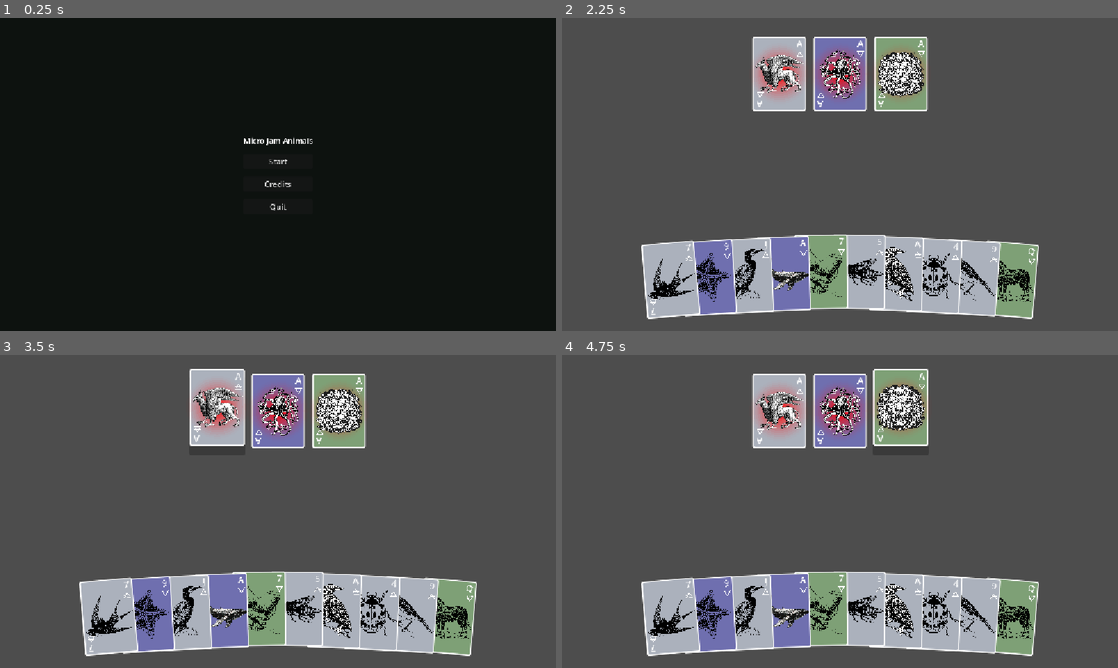
Above: before the commit, frames 1-4 (two rows, left to right).
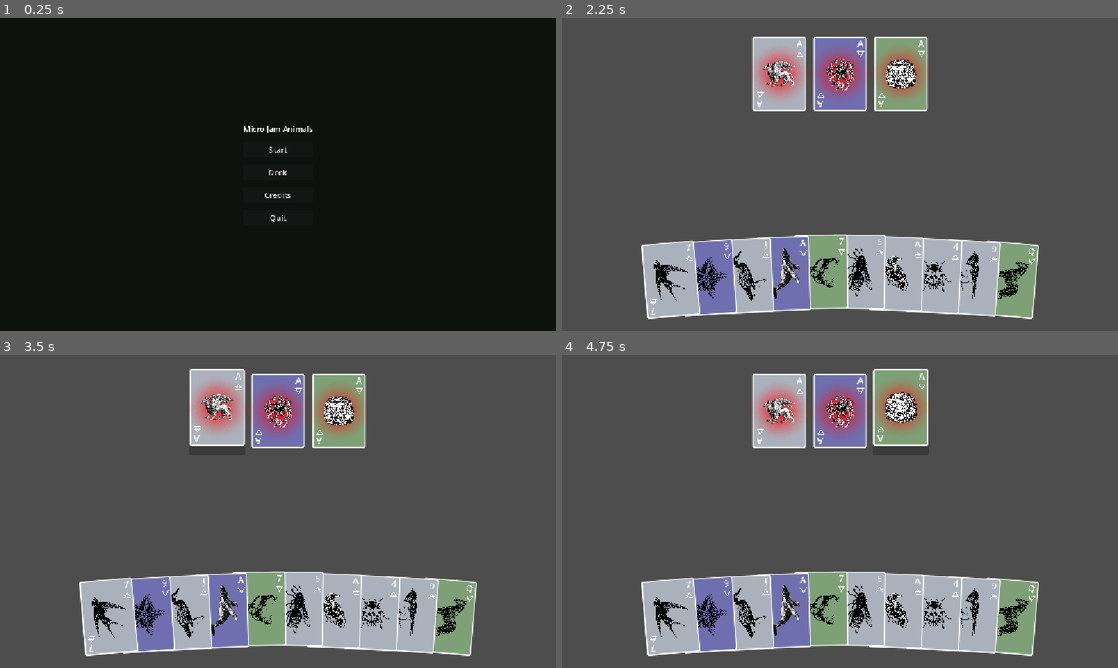
Above: after the commit, the same moments.

Repository: Chipi-Chapa-Corp/micro-jam-animals
Game: Godot game, scene res://scenes/main-menu/scene.tscn
Two runs of this game, one before a commit and one after it. Both use one fixed random seed, a clock stepped at 60 frames per second and the inputs below.
Inputs (mouse positions are in pixels of both pictures, inside the frame that each line leads up to):
- Up to frame 1 (0.25 s): no input
- Up to frame 2 (2.25 s): click (840, 171) at 0.5 s, where only the run after the commit has a clickable "Deck"; click (1090, 39) at 1.25 s, where only the run after the commit has a clickable "Back"; click "Start" at 2 s
- Up to frame 3 (3.5 s): tap Enter at 2.75 s; move the mouse to (216, 411) at 2.77 s; click (216, 411) at 2.92 s
- Up to frame 4 (4.75 s): tap Space at 3.5 s; move the mouse to (840, 411) at 3.52 s; click (840, 411) at 3.67 s; tap Enter at 4.25 s; move the mouse to (901, 411) at 4.27 s; click (901, 411) at 4.42 s

The runs differ from the first frame. In frame 1, 0.5% of the frame differs, in the area x 43-57%, y 34-66%; in frame 2, 5.3%; in frame 3, 5.4%, in the area x 15-85%, y 10-91%; in frame 4, 5.4%.

Commit message:
feat: better image positioning

Diff:
--- a/globals/cards.gd
+++ b/globals/cards.gd
@@ -115,84 +115,84 @@
 ]
 
 const DEFINITIONS: Dictionary = {
-	"prey_water_1": {"id": "prey_water_1", "value": 1, "suit": SUIT_WATER},
-	"prey_water_2": {"id": "prey_water_2", "value": 2, "suit": SUIT_WATER},
-	"prey_water_3": {"id": "prey_water_3", "value": 3, "suit": SUIT_WATER},
-	"prey_water_4": {"id": "prey_water_4", "value": 4, "suit": SUIT_WATER},
-	"prey_water_5": {"id": "prey_water_5", "value": 5, "suit": SUIT_WATER},
-	"prey_water_6": {"id": "prey_water_6", "value": 6, "suit": SUIT_WATER},
-	"prey_water_7": {"id": "prey_water_7", "value": 7, "suit": SUIT_WATER},
-	"prey_water_8": {"id": "prey_water_8", "value": 8, "suit": SUIT_WATER},
-	"prey_water_9": {"id": "prey_water_9", "value": 9, "suit": SUIT_WATER},
-	"prey_water_10": {"id": "prey_water_10", "value": 10, "suit": SUIT_WATER},
-	"prey_water_11": {"id": "prey_water_11", "value": 11, "suit": SUIT_WATER},
-	"prey_water_12": {"id": "prey_water_12", "value": 12, "suit": SUIT_WATER},
-	"prey_water_13": {"id": "prey_water_13", "value": 13, "suit": SUIT_WATER},
-	"prey_land_1": {"id": "prey_land_1", "value": 1, "suit": SUIT_LAND},
-	"prey_land_2": {"id": "prey_land_2", "value": 2, "suit": SUIT_LAND},
-	"prey_land_3": {"id": "prey_land_3", "value": 3, "suit": SUIT_LAND},
-	"prey_land_4": {"id": "prey_land_4", "value": 4, "suit": SUIT_LAND},
-	"prey_land_5": {"id": "prey_land_5", "value": 5, "suit": SUIT_LAND},
-	"prey_land_6": {"id": "prey_land_6", "value": 6, "suit": SUIT_LAND},
-	"prey_land_7": {"id": "prey_land_7", "value": 7, "suit": SUIT_LAND},
-	"prey_land_8": {"id": "prey_land_8", "value": 8, "suit": SUIT_LAND},
-	"prey_land_9": {"id": "prey_land_9", "value": 9, "suit": SUIT_LAND},
-	"prey_land_10": {"id": "prey_land_10", "value": 10, "suit": SUIT_LAND},
-	"prey_land_11": {"id": "prey_land_11", "value": 11, "suit": SUIT_LAND},
-	"prey_land_12": {"id": "prey_land_12", "value": 12, "suit": SUIT_LAND},
-	"prey_land_13": {"id": "prey_land_13", "value": 13, "suit": SUIT_LAND},
-	"prey_air_1": {"id": "prey_air_1", "value": 1, "suit": SUIT_AIR},
-	"prey_air_2": {"id": "prey_air_2", "value": 2, "suit": SUIT_AIR},
-	"prey_air_3": {"id": "prey_air_3", "value": 3, "suit": SUIT_AIR},
-	"prey_air_4": {"id": "prey_air_4", "value": 4, "suit": SUIT_AIR},
-	"prey_air_5": {"id": "prey_air_5", "value": 5, "suit": SUIT_AIR},
-	"prey_air_6": {"id": "prey_air_6", "value": 6, "suit": SUIT_AIR},
-	"prey_air_7": {"id": "prey_air_7", "value": 7, "suit": SUIT_AIR},
-	"prey_air_8": {"id": "prey_air_8", "value": 8, "suit": SUIT_AIR},
-	"prey_air_9": {"id": "prey_air_9", "value": 9, "suit": SUIT_AIR},
-	"prey_air_10": {"id": "prey_air_10", "value": 10, "suit": SUIT_AIR},
-	"prey_air_11": {"id": "prey_air_11", "value": 11, "suit": SUIT_AIR},
-	"prey_air_12": {"id": "prey_air_12", "value": 12, "suit": SUIT_AIR},
-	"prey_air_13": {"id": "prey_air_13", "value": 13, "suit": SUIT_AIR},
-	"predator_water_1": {"id": "predator_water_1", "value": 1, "suit": SUIT_WATER},
-	"predator_water_2": {"id": "predator_water_2", "value": 2, "suit": SUIT_WATER},
-	"predator_water_3": {"id": "predator_water_3", "value": 3, "suit": SUIT_WATER},
-	"predator_water_4": {"id": "predator_water_4", "value": 4, "suit": SUIT_WATER},
-	"predator_water_5": {"id": "predator_water_5", "value": 5, "suit": SUIT_WATER},
-	"predator_water_6": {"id": "predator_water_6", "value": 6, "suit": SUIT_WATER},
-	"predator_water_7": {"id": "predator_water_7", "value": 7, "suit": SUIT_WATER},
-	"predator_water_8": {"id": "predator_water_8", "value": 8, "suit": SUIT_WATER},
-	"predator_water_9": {"id": "predator_water_9", "value": 9, "suit": SUIT_WATER},
-	"predator_water_10": {"id": "predator_water_10", "value": 10, "suit": SUIT_WATER},
-	"predator_water_11": {"id": "predator_water_11", "value": 11, "suit": SUIT_WATER},
-	"predator_water_12": {"id": "predator_water_12", "value": 12, "suit": SUIT_WATER},
-	"predator_water_13": {"id": "predator_water_13", "value": 13, "suit": SUIT_WATER},
-	"predator_land_1": {"id": "predator_land_1", "value": 1, "suit": SUIT_LAND},
-	"predator_land_2": {"id": "predator_land_2", "value": 2, "suit": SUIT_LAND},
-	"predator_land_3": {"id": "predator_land_3", "value": 3, "suit": SUIT_LAND},
-	"predator_land_4": {"id": "predator_land_4", "value": 4, "suit": SUIT_LAND},
-	"predator_land_5": {"id": "predator_land_5", "value": 5, "suit": SUIT_LAND},
-	"predator_land_6": {"id": "predator_land_6", "value": 6, "suit": SUIT_LAND},
-	"predator_land_7": {"id": "predator_land_7", "value": 7, "suit": SUIT_LAND},
-	"predator_land_8": {"id": "predator_land_8", "value": 8, "suit": SUIT_LAND},
-	"predator_land_9": {"id": "predator_land_9", "value": 9, "suit": SUIT_LAND},
-	"predator_land_10": {"id": "predator_land_10", "value": 10, "suit": SUIT_LAND},
-	"predator_land_11": {"id": "predator_land_11", "value": 11, "suit": SUIT_LAND},
-	"predator_land_12": {"id": "predator_land_12", "value": 12, "suit": SUIT_LAND},
-	"predator_land_13": {"id": "predator_land_13", "value": 13, "suit": SUIT_LAND},
-	"predator_air_1": {"id": "predator_air_1", "value": 1, "suit": SUIT_AIR},
-	"predator_air_2": {"id": "predator_air_2", "value": 2, "suit": SUIT_AIR},
-	"predator_air_3": {"id": "predator_air_3", "value": 3, "suit": SUIT_AIR},
-	"predator_air_4": {"id": "predator_air_4", "value": 4, "suit": SUIT_AIR},
-	"predator_air_5": {"id": "predator_air_5", "value": 5, "suit": SUIT_AIR},
-	"predator_air_6": {"id": "predator_air_6", "value": 6, "suit": SUIT_AIR},
-	"predator_air_7": {"id": "predator_air_7", "value": 7, "suit": SUIT_AIR},
-	"predator_air_8": {"id": "predator_air_8", "value": 8, "suit": SUIT_AIR},
-	"predator_air_9": {"id": "predator_air_9", "value": 9, "suit": SUIT_AIR},
-	"predator_air_10": {"id": "predator_air_10", "value": 10, "suit": SUIT_AIR},
-	"predator_air_11": {"id": "predator_air_11", "value": 11, "suit": SUIT_AIR},
-	"predator_air_12": {"id": "predator_air_12", "value": 12, "suit": SUIT_AIR},
-	"predator_air_13": {"id": "predator_air_13", "value": 13, "suit": SUIT_AIR},
+	"prey_water_1": {"id": "prey_water_1", "value": 1, "suit": SUIT_WATER, "scale": 1.5, "rotation": - 90},
+	"prey_water_2": {"id": "prey_water_2", "value": 2, "suit": SUIT_WATER, "scale": 1.5, "rotation": - 90},
+	"prey_water_3": {"id": "prey_water_3", "value": 3, "suit": SUIT_WATER, "scale": 1.5, "rotation": 90},
+	"prey_water_4": {"id": "prey_water_4", "value": 4, "suit": SUIT_WATER, "scale": 1.3, "rotation": - 65},
+	"prey_water_5": {"id": "prey_water_5", "value": 5, "suit": SUIT_WATER, "scale": 1.6, "rotation": - 90},
+	"prey_water_6": {"id": "prey_water_6", "value": 6, "suit": SUIT_WATER, "scale": 1.4, "rotation": 0},
+	"prey_water_7": {"id": "prey_water_7", "value": 7, "suit": SUIT_WATER, "scale": 1.4, "rotation": 90},
+	"prey_water_8": {"id": "prey_water_8", "value": 8, "suit": SUIT_WATER, "scale": 1.5, "rotation": - 90},
+	"prey_water_9": {"id": "prey_water_9", "value": 9, "suit": SUIT_WATER, "scale": 1.3, "rotation": 0},
+	"prey_water_10": {"id": "prey_water_10", "value": 10, "suit": SUIT_WATER, "scale": 1.3, "rotation": 90},
+	"prey_water_11": {"id": "prey_water_11", "value": 11, "suit": SUIT_WATER, "scale": 1.6, "rotation": - 70},
+	"prey_water_12": {"id": "prey_water_12", "value": 12, "suit": SUIT_WATER, "scale": 1.7, "rotation": - 70},
+	"prey_water_13": {"id": "prey_water_13", "value": 13, "suit": SUIT_WATER, "scale": 1.6, "rotation": - 70},
+	"prey_land_1": {"id": "prey_land_1", "value": 1, "suit": SUIT_LAND, "scale": 1.6, "rotation": 0},
+	"prey_land_2": {"id": "prey_land_2", "value": 2, "suit": SUIT_LAND, "scale": 1.5, "rotation": - 90},
+	"prey_land_3": {"id": "prey_land_3", "value": 3, "suit": SUIT_LAND, "scale": 1.5, "rotation": - 90},
+	"prey_land_4": {"id": "prey_land_4", "value": 4, "suit": SUIT_LAND, "scale": 1.5, "rotation": 90},
+	"prey_land_5": {"id": "prey_land_5", "value": 5, "suit": SUIT_LAND, "scale": 1.5, "rotation": 90},
+	"prey_land_6": {"id": "prey_land_6", "value": 6, "suit": SUIT_LAND, "scale": 1.5, "rotation": - 90},
+	"prey_land_7": {"id": "prey_land_7", "value": 7, "suit": SUIT_LAND, "scale": 1.1, "rotation": 90},
+	"prey_land_8": {"id": "prey_land_8", "value": 8, "suit": SUIT_LAND, "scale": 1.3, "rotation": - 90},
+	"prey_land_9": {"id": "prey_land_9", "value": 9, "suit": SUIT_LAND, "scale": 1.4, "rotation": 90},
+	"prey_land_10": {"id": "prey_land_10", "value": 10, "suit": SUIT_LAND, "scale": 1.5, "rotation": 90},
+	"prey_land_11": {"id": "prey_land_11", "value": 11, "suit": SUIT_LAND, "scale": 1.5, "rotation": 90},
+	"prey_land_12": {"id": "prey_land_12", "value": 12, "suit": SUIT_LAND, "scale": 1.2, "rotation": 90},
+	"prey_land_13": {"id": "prey_land_13", "value": 13, "suit": SUIT_LAND, "scale": 1.6, "rotation": - 70},
+	"prey_air_1": {"id": "prey_air_1", "value": 1, "suit": SUIT_AIR, "scale": 1, "rotation": 0},
+	"prey_air_2": {"id": "prey_air_2", "value": 2, "suit": SUIT_AIR, "scale": 1, "rotation": 0},
+	"prey_air_3": {"id": "prey_air_3", "value": 3, "suit": SUIT_AIR, "scale": 1, "rotation": 0},
+	"prey_air_4": {"id": "prey_air_4", "value": 4, "suit": SUIT_AIR, "scale": 1, "rotation": 0},
+	"prey_air_5": {"id": "prey_air_5", "value": 5, "suit": SUIT_AIR, "scale": 1.5, "rotation": 90},
+	"prey_air_6": {"id": "prey_air_6", "value": 6, "suit": SUIT_AIR, "scale": 1.5, "rotation": 90},
+	"prey_air_7": {"id": "prey_air_7", "value": 7, "suit": SUIT_AIR, "scale": 1.3, "rotation": 90},
+	"prey_air_8": {"id": "prey_air_8", "value": 8, "suit": SUIT_AIR, "scale": 1.5, "rotation": 90},
+	"prey_air_9": {"id": "prey_air_9", "value": 9, "suit": SUIT_AIR, "scale": 1.2, "rotation": 50},
+	"prey_air_10": {"id": "prey_air_10", "value": 10, "suit": SUIT_AIR, "scale": 1.2, "rotation": - 45},
+	"prey_air_11": {"id": "prey_air_11", "value": 11, "suit": SUIT_AIR, "scale": 1.2, "rotation": - 45},
+	"prey_air_12": {"id": "prey_air_12", "value": 12, "suit": SUIT_AIR, "scale": 1.3, "rotation": - 45},
+	"prey_air_13": {"id": "prey_air_13", "value": 13, "suit": SUIT_AIR, "scale": 1.1, "rotation": 45},
+	"predator_water_1": {"id": "predator_water_1", "value": 1, "suit": SUIT_WATER, "scale": 1, "rotation": 0},
+	"predator_water_2": {"id": "predator_water_2", "value": 2, "suit": SUIT_WATER, "scale": 1, "rotation": 0},
+	"predator_water_3": {"id": "predator_water_3", "value": 3, "suit": SUIT_WATER, "scale": 1, "rotation": 0},
+	"predator_water_4": {"id": "predator_water_4", "value": 4, "suit": SUIT_WATER, "scale": 1, "rotation": 0},
+	"predator_water_5": {"id": "predator_water_5", "value": 5, "suit": SUIT_WATER, "scale": 1, "rotation": 0},
+	"predator_water_6": {"id": "predator_water_6", "value": 6, "suit": SUIT_WATER, "scale": 1, "rotation": 0},
+	"predator_water_7": {"id": "predator_water_7", "value": 7, "suit": SUIT_WATER, "scale": 1, "rotation": 0},
+	"predator_water_8": {"id": "predator_water_8", "value": 8, "suit": SUIT_WATER, "scale": 1, "rotation": 0},
+	"predator_water_9": {"id": "predator_water_9", "value": 9, "suit": SUIT_WATER, "scale": 1, "rotation": 0},
+	"predator_water_10": {"id": "predator_water_10", "value": 10, "suit": SUIT_WATER, "scale": 1, "rotation": 0},
+	"predator_water_11": {"id": "predator_water_11", "value": 11, "suit": SUIT_WATER, "scale": 1, "rotation": 0},
+	"predator_water_12": {"id": "predator_water_12", "value": 12, "suit": SUIT_WATER, "scale": 1, "rotation": 0},
+	"predator_water_13": {"id": "predator_water_13", "value": 13, "suit": SUIT_WATER, "scale": 1, "rotation": 0},
+	"predator_land_1": {"id": "predator_land_1", "value": 1, "suit": SUIT_LAND, "scale": 1, "rotation": 0},
+	"predator_land_2": {"id": "predator_land_2", "value": 2, "suit": SUIT_LAND, "scale": 1, "rotation": 0},
+	"predator_land_3": {"id": "predator_land_3", "value": 3, "suit": SUIT_LAND, "scale": 1, "rotation": 0},
+	"predator_land_4": {"id": "predator_land_4", "value": 4, "suit": SUIT_LAND, "scale": 1, "rotation": 0},
+	"predator_land_5": {"id": "predator_land_5", "value": 5, "suit": SUIT_LAND, "scale": 1, "rotation": 0},
+	"predator_land_6": {"id": "predator_land_6", "value": 6, "suit": SUIT_LAND, "scale": 1, "rotation": 0},
+	"predator_land_7": {"id": "predator_land_7", "value": 7, "suit": SUIT_LAND, "scale": 1, "rotation": 0},
+	"predator_land_8": {"id": "predator_land_8", "value": 8, "suit": SUIT_LAND, "scale": 1, "rotation": 0},
+	"predator_land_9": {"id": "predator_land_9", "value": 9, "suit": SUIT_LAND, "scale": 1, "rotation": 0},
+	"predator_land_10": {"id": "predator_land_10", "value": 10, "suit": SUIT_LAND, "scale": 1, "rotation": 0},
+	"predator_land_11": {"id": "predator_land_11", "value": 11, "suit": SUIT_LAND, "scale": 1, "rotation": 0},
+	"predator_land_12": {"id": "predator_land_12", "value": 12, "suit": SUIT_LAND, "scale": 1, "rotation": 0},
+	"predator_land_13": {"id": "predator_land_13", "value": 13, "suit": SUIT_LAND, "scale": 1, "rotation": 0},
+	"predator_air_1": {"id": "predator_air_1", "value": 1, "suit": SUIT_AIR, "scale": 1, "rotation": 0},
+	"predator_air_2": {"id": "predator_air_2", "value": 2, "suit": SUIT_AIR, "scale": 1, "rotation": 0},
+	"predator_air_3": {"id": "predator_air_3", "value": 3, "suit": SUIT_AIR, "scale": 1, "rotation": 0},
+	"predator_air_4": {"id": "predator_air_4", "value": 4, "suit": SUIT_AIR, "scale": 1, "rotation": 0},
+	"predator_air_5": {"id": "predator_air_5", "value": 5, "suit": SUIT_AIR, "scale": 1, "rotation": 0},
+	"predator_air_6": {"id": "predator_air_6", "value": 6, "suit": SUIT_AIR, "scale": 1, "rotation": 0},
+	"predator_air_7": {"id": "predator_air_7", "value": 7, "suit": SUIT_AIR, "scale": 1, "rotation": 0},
+	"predator_air_8": {"id": "predator_air_8", "value": 8, "suit": SUIT_AIR, "scale": 1, "rotation": 0},
+	"predator_air_9": {"id": "predator_air_9", "value": 9, "suit": SUIT_AIR, "scale": 1, "rotation": 0},
+	"predator_air_10": {"id": "predator_air_10", "value": 10, "suit": SUIT_AIR, "scale": 1, "rotation": 0},
+	"predator_air_11": {"id": "predator_air_11", "value": 11, "suit": SUIT_AIR, "scale": 1, "rotation": 0},
+	"predator_air_12": {"id": "predator_air_12", "value": 12, "suit": SUIT_AIR, "scale": 1, "rotation": 0},
+	"predator_air_13": {"id": "predator_air_13", "value": 13, "suit": SUIT_AIR, "scale": 1, "rotation": 0},
 }
 
 var _random := RandomNumberGenerator.new()
--- a/scenes/card/script.gd
+++ b/scenes/card/script.gd
@@ -6,6 +6,8 @@
 @export var kind: String = "prey"
 @export var suit: String = "air"
 @export var value: int = 4
+@export var art_scale: float = CARD_ART_SCALE
+@export var art_rotation_degrees: float = 0.0
 
 const HOVER_ELEVATION: Vector2 = Vector2(0.0, -7.0)
 const HOVER_SCALE: Vector2 = Vector2(1.035, 1.035)
@@ -28,7 +30,7 @@
 const AIR_COLOR: Color = Color(171.0 / 255.0, 177.0 / 255.0, 188.0 / 255.0)
 const CARD_ART_CENTER: Vector2 = Vector2(55.0, 77.0)
 const CARD_ART_SIZE: Vector2 = Vector2(75.0, 80.0)
-const CARD_ART_SCALE: float = 1.5
+const CARD_ART_SCALE: float = 1.4
 
 var id: String:
 	get:
@@ -71,10 +73,18 @@
 		accept_event()
 
 
-func configure(next_kind: String, next_suit: String, next_value: int) -> void:
+func configure(
+	next_kind: String,
+	next_suit: String,
+	next_value: int,
+	next_art_scale: float = CARD_ART_SCALE,
+	next_art_rotation_degrees: float = 0.0
+) -> void:
 	kind = next_kind
 	suit = next_suit
 	value = next_value
+	art_scale = next_art_scale
+	art_rotation_degrees = next_art_rotation_degrees
 	_refresh_art()
 
 
@@ -157,8 +167,8 @@
 
 
 func _refresh_art_layout() -> void:
-	_set_control_rect(art, CARD_ART_CENTER, CARD_ART_SIZE, CARD_ART_SCALE)
-	art.rotation = 0.0
+	_set_control_rect(art, CARD_ART_CENTER, CARD_ART_SIZE, art_scale)
+	art.rotation_degrees = art_rotation_degrees
 	bottom_art.visible = false
 	_sync_pivots()
 
--- /dev/null
+++ b/scenes/deck/scene.tscn
@@ -0,0 +1,84 @@
+[gd_scene load_steps=2 format=3]
+
+[ext_resource type="Script" path="res://scenes/deck/script.gd" id="1_deck"]
+
+[node name="Deck" type="Control"]
+layout_mode = 3
+anchors_preset = 15
+anchor_right = 1.0
+anchor_bottom = 1.0
+grow_horizontal = 2
+grow_vertical = 2
+script = ExtResource("1_deck")
+
+[node name="Background" type="ColorRect" parent="."]
+layout_mode = 1
+anchors_preset = 15
+anchor_right = 1.0
+anchor_bottom = 1.0
+grow_horizontal = 2
+grow_vertical = 2
+color = Color(0.05, 0.07, 0.06, 1)
+
+[node name="MarginContainer" type="MarginContainer" parent="."]
+layout_mode = 1
+anchors_preset = 15
+anchor_right = 1.0
+anchor_bottom = 1.0
+offset_left = 40.0
+offset_top = 32.0
+offset_right = -40.0
+offset_bottom = -32.0
+grow_horizontal = 2
+grow_vertical = 2
+
+[node name="Content" type="VBoxContainer" parent="MarginContainer"]
+layout_mode = 2
+theme_override_constants/separation = 18
+
+[node name="Header" type="HBoxContainer" parent="MarginContainer/Content"]
+layout_mode = 2
+theme_override_constants/separation = 16
+
+[node name="Title" type="Label" parent="MarginContainer/Content/Header"]
+layout_mode = 2
+size_flags_horizontal = 3
+text = "Deck"
+vertical_alignment = 1
+
+[node name="Back" type="Button" parent="MarginContainer/Content/Header"]
+layout_mode = 2
+text = "Back"
+
+[node name="ScrollContainer" type="ScrollContainer" parent="MarginContainer/Content"]
+layout_mode = 2
+size_flags_vertical = 3
+
+[node name="Cards" type="VBoxContainer" parent="MarginContainer/Content/ScrollContainer"]
+layout_mode = 2
+size_flags_horizontal = 3
+theme_override_constants/separation = 16
+
+[node name="PreyTitle" type="Label" parent="MarginContainer/Content/ScrollContainer/Cards"]
+layout_mode = 2
+text = "Prey"
+
+[node name="PreyGrid" type="GridContainer" parent="MarginContainer/Content/ScrollContainer/Cards"]
+layout_mode = 2
+size_flags_horizontal = 3
+theme_override_constants/h_separation = 14
+theme_override_constants/v_separation = 14
+columns = 6
+
+[node name="PredatorTitle" type="Label" parent="MarginContainer/Content/ScrollContainer/Cards"]
+layout_mode = 2
+text = "Predators"
+
+[node name="PredatorGrid" type="GridContainer" parent="MarginContainer/Content/ScrollContainer/Cards"]
+layout_mode = 2
+size_flags_horizontal = 3
+theme_override_constants/h_separation = 14
+theme_override_constants/v_separation = 14
+columns = 6
+
+[connection signal="pressed" from="MarginContainer/Content/Header/Back" to="." method="_on_back_pressed"]
--- /dev/null
+++ b/scenes/deck/script.gd
@@ -0,0 +1,52 @@
+extends Control
+
+const MAIN_MENU_SCENE: String = "res://scenes/main-menu/scene.tscn"
+const CARD_SCENE: PackedScene = preload("res://scenes/card/scene.tscn")
+const PREY_KIND: String = "prey"
+const PREDATOR_KIND: String = "predator"
+const CARD_WIDTH: float = 110.0
+const CARD_GAP: float = 14.0
+
+@onready var scroll_container: ScrollContainer = $MarginContainer/Content/ScrollContainer
+@onready var prey_grid: GridContainer = $MarginContainer/Content/ScrollContainer/Cards/PreyGrid
+@onready var predator_grid: GridContainer = $MarginContainer/Content/ScrollContainer/Cards/PredatorGrid
+
+
+func _ready() -> void:
+	_render_cards()
+	scroll_container.resized.connect(_refresh_columns)
+	call_deferred("_refresh_columns")
+
+
+func _render_cards() -> void:
+	_add_cards(prey_grid, Cards.PREY_IDS, PREY_KIND)
+	_add_cards(predator_grid, Cards.PREDATOR_IDS, PREDATOR_KIND)
+
+
+func _add_cards(grid: GridContainer, card_ids: Array[String], kind: String) -> void:
+	for card_id in card_ids:
+		var card_definition := Cards.get_by_id(card_id)
+		if card_definition.is_empty():
+			continue
+
+		var card := CARD_SCENE.instantiate() as CardScene
+		card.configure(
+			kind,
+			str(card_definition.get("suit", "")),
+			int(card_definition.get("value", 0)),
+			float(card_definition.get("scale", card.art_scale)),
+			float(card_definition.get("rotation", card.art_rotation_degrees))
+		)
+		card.mouse_filter = Control.MOUSE_FILTER_IGNORE
+		grid.add_child(card)
+
+
+func _refresh_columns() -> void:
+	var available_width := scroll_container.size.x
+	var columns := maxi(1, int((available_width + CARD_GAP) / (CARD_WIDTH + CARD_GAP)))
+	prey_grid.columns = columns
+	predator_grid.columns = columns
+
+
+func _on_back_pressed() -> void:
+	get_tree().change_scene_to_file(MAIN_MENU_SCENE)
--- a/scenes/game/scene.tscn
+++ b/scenes/game/scene.tscn
@@ -50,6 +50,7 @@
 
 [node name="PauseMenu" type="Control" parent="UI" unique_id=1066678876]
 visible = false
+z_index = 1001
 layout_mode = 3
 anchors_preset = 15
 anchor_right = 1.0
--- a/scenes/game/script.gd
+++ b/scenes/game/script.gd
@@ -66,7 +66,13 @@
 		target_card.mouse_filter = Control.MOUSE_FILTER_IGNORE
 
 	var moving_card := CARD_SCENE.instantiate() as CardScene
-	moving_card.configure(CARD_KIND, str(card.get("suit", "")), int(card.get("value", 0)))
+	moving_card.configure(
+		CARD_KIND,
+		str(card.get("suit", "")),
+		int(card.get("value", 0)),
+		float(card.get("scale", moving_card.art_scale)),
+		float(card.get("rotation", moving_card.art_rotation_degrees))
+	)
 	moving_card.mouse_filter = Control.MOUSE_FILTER_IGNORE
 	_add_moving_card(moving_card, target_deck, target_card)
 	moving_card.pivot_offset = moving_card.size * 0.5
--- a/scenes/main-menu/scene.tscn
+++ b/scenes/main-menu/scene.tscn
@@ -41,6 +41,10 @@
 layout_mode = 2
 text = "Start"
 
+[node name="Deck" type="Button" parent="CenterContainer/Menu"]
+layout_mode = 2
+text = "Deck"
+
 [node name="Credits" type="Button" parent="CenterContainer/Menu"]
 layout_mode = 2
 text = "Credits"
@@ -50,5 +54,6 @@
 text = "Quit"
 
 [connection signal="pressed" from="CenterContainer/Menu/Start" to="." method="_on_start_pressed"]
+[connection signal="pressed" from="CenterContainer/Menu/Deck" to="." method="_on_deck_pressed"]
 [connection signal="pressed" from="CenterContainer/Menu/Credits" to="." method="_on_credits_pressed"]
 [connection signal="pressed" from="CenterContainer/Menu/Quit" to="." method="_on_quit_pressed"]
--- a/scenes/main-menu/script.gd
+++ b/scenes/main-menu/script.gd
@@ -1,6 +1,7 @@
 extends Control
 
 const GAME_SCENE: String = "res://scenes/game/scene.tscn"
+const DECK_SCENE: String = "res://scenes/deck/scene.tscn"
 const CREDITS_SCENE: String = "res://scenes/credits/scene.tscn"
 
 
@@ -14,6 +15,10 @@
 	get_tree().change_scene_to_file(GAME_SCENE)
 
 
+func _on_deck_pressed() -> void:
+	get_tree().change_scene_to_file(DECK_SCENE)
+
+
 func _on_credits_pressed() -> void:
 	get_tree().change_scene_to_file(CREDITS_SCENE)
 
--- a/scenes/player_hand_deck/script.gd
+++ b/scenes/player_hand_deck/script.gd
@@ -66,7 +66,13 @@
 
 func _add_card(player_card: Dictionary, hand_index: int) -> void:
 	var card := CARD_SCENE.instantiate() as CardScene
-	card.configure(CARD_KIND, str(player_card.get("suit", "")), int(player_card.get("value", 0)))
+	card.configure(
+		CARD_KIND,
+		str(player_card.get("suit", "")),
+		int(player_card.get("value", 0)),
+		float(player_card.get("scale", card.art_scale)),
+		float(player_card.get("rotation", card.art_rotation_degrees))
+	)
 	card.set_meta(HAND_INDEX_META, hand_index)
 	card.clicked.connect(_on_card_clicked)
 	add_child(card)
--- a/scenes/predator_deck/script.gd
+++ b/scenes/predator_deck/script.gd
@@ -23,7 +23,13 @@
 func _add_card(predator: Dictionary) -> void:
 	print("PredatorDeck instantiating card: ", predator)
 	var card := CARD_SCENE.instantiate() as CardScene
-	card.configure(CARD_KIND, str(predator.get("suit", "")), int(predator.get("value", 0)))
+	card.configure(
+		CARD_KIND,
+		str(predator.get("suit", "")),
+		int(predator.get("value", 0)),
+		float(predator.get("scale", card.art_scale)),
+		float(predator.get("rotation", card.art_rotation_degrees))
+	)
 	add_child(card)
 
 
--- a/scenes/prey_deck/script.gd
+++ b/scenes/prey_deck/script.gd
@@ -60,7 +60,13 @@
 func _add_card(prey_card: Dictionary, table_index: int) -> void:
 	print("PreyDeck instantiating card: ", prey_card)
 	var card := CARD_SCENE.instantiate() as CardScene
-	card.configure(CARD_KIND, str(prey_card.get("suit", "")), int(prey_card.get("value", 0)))
+	card.configure(
+		CARD_KIND,
+		str(prey_card.get("suit", "")),
+		int(prey_card.get("value", 0)),
+		float(prey_card.get("scale", card.art_scale)),
+		float(prey_card.get("rotation", card.art_rotation_degrees))
+	)
 	card.set_meta(TABLE_INDEX_META, table_index)
 	card.clicked.connect(_on_card_clicked)
 	add_child(card)
Not shown, added: scenes/deck/script.gd.uid
Not shown, changed: AGENTS.md
